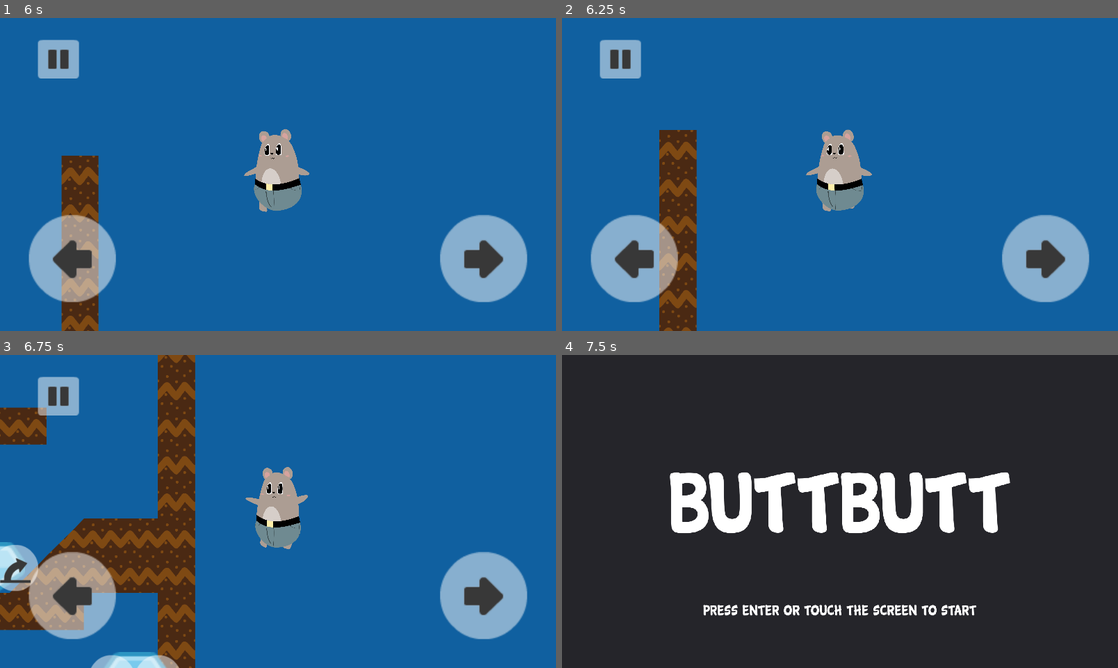
Above: before the commit, frames 1-4 (two rows, left to right).
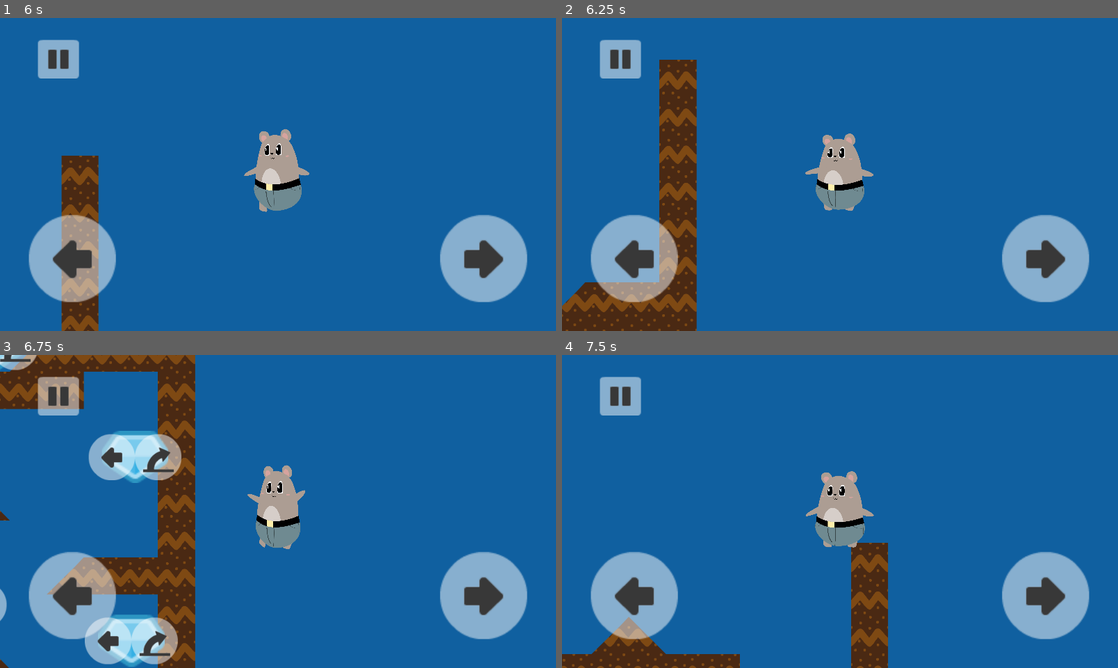
Above: after the commit, the same moments.

Repository: arnaudcoj/buttbutt_adventures
Game: Godot game, scene res://Main/scenes/Main.tscn
The game is run twice, just before and just after one commit, with the same random seed, the same clock (stepped at 60 frames per second) and the same inputs.
Inputs (mouse positions are in pixels of both pictures, inside the frame that each line leads up to):
- Up to frame 1 (6 s): tap Enter (ui_accept) at 0.5, 0.77, 3.02, 4.52, 5.27 s; move the mouse to (400, 158) at 0.52 s; hold Right (right_action) 0.53-1.25 s; click (400, 158) at 0.67 s; click (61, 58) at 1.25 s; click (350, 193) at 2 s; move the mouse to (166, 190) at 2.77 s; hold Right (right_action) 2.78-3.53 s; move the mouse to (333, 105) at 3.52 s; hold Left (left_action) 3.53-4.28 s; move the mouse to (250, 237) at 4.27 s; hold Right (right_action) 4.28-5.78 s; click (250, 237) at 4.42 s; move the mouse to (444, 221) at 5.02 s; move the mouse to (111, 127) at 5.77 s; hold Left (left_action) from 5.78 s (still down)
- Up to frame 2 (6.25 s): keep holding Left (left_action); tap Enter (ui_accept) at 6.02 s
- Up to frame 3 (6.75 s): move the mouse to (305, 511) at 6.52 s; release Left (left_action) at 6.53 s; hold Right (right_action) from 6.53 s (still down); click (305, 511) at 6.67 s
- Up to frame 4 (7.5 s): tap Enter (ui_accept) at 7.25 s; move the mouse to (756, 433) at 7.27 s; release Right (right_action) at 7.28 s; hold Left (left_action) from 7.28 s (still down)

Frame 1 is identical in both runs. In frame 2, 5.6% of the frame differs, in the area x 0-56%, y 13-100%; in frame 3, 15%; in frame 4, 99%, in the area x 0-100%, y 0-100%.
Error in both runs: Trying to assign value of type 'Node' to a variable of type 'buttbutt.gd'. (res://Main/scripts/Splash.gd:4)

Commit message:
Better 'fall on slope' behaviour

Diff:
--- a/sources/entities/buttbutt/buttbutt.gd
+++ b/sources/entities/buttbutt/buttbutt.gd
@@ -73,10 +73,18 @@
 		var result = space_state.intersect_ray(from, to, [self], collision_mask)
 		print(result)
 		if result and (to - result.position).y < step_fix_height:
-			position.y = result.position.y - 1
+			position.y = result.position.y - 2
 			return true
 
 	return false
+
+func is_normal_wall(normal, ground_normal = Vector2.UP):
+	print(abs(ground_normal.angle_to(normal)), " > ", floor_max_angle)
+	return abs(ground_normal.angle_to(normal)) > floor_max_angle
+
+func is_normal_floor(normal, ground_normal = Vector2.UP):
+	print(abs(ground_normal.angle_to(normal)), " < ", floor_max_angle)
+	return abs(ground_normal.angle_to(normal)) < floor_max_angle
 
 func on_pause():
 	controler.reset()
--- a/sources/entities/buttbutt/fsm/Fall.gd
+++ b/sources/entities/buttbutt/fsm/Fall.gd
@@ -24,16 +24,24 @@
 
 	body.velocity.y += body.gravity * delta
 
-#	if body.is_on_wall():
-#		body.velocity = body.move_and_slide(body.velocity, Vector2.UP, true, 4, 0.85)
-#	else:
-#		body.velocity.y = body.move_and_slide(body.velocity, Vector2.UP, true, 1).y
+	var move_and_collide_result := body.move_and_collide(body.velocity * delta)
 
-	var motion := body.move_and_slide(body.velocity, Vector2(0, -1), true, 4, 0.85)
+	var motion := body.velocity
+	if move_and_collide_result:
+		motion = move_and_collide_result.travel
+		if body.is_normal_floor(move_and_collide_result.normal) or body.fix_step_height():
+			body.velocity.y = body.gravity * delta
+			motion.y = 0
+			motion += body.move_and_slide_with_snap(body.velocity - motion, body.snap_vector, Vector2.UP, true, 1 , body.floor_max_angle)
+		else:
+			motion += body.move_and_slide(body.velocity - motion, Vector2.UP, true, 4 , body.floor_max_angle)
 
-	if body.is_on_wall() and body.fix_step_height():
-		motion += body.move_and_slide(body.velocity, Vector2(0, -1), true, 4, 0.85)
 
-	body.velocity = motion
+	if body.is_on_wall():
+		body.velocity = motion
+	elif body.is_on_floor():
+		body.velocity.y = 0
+	else:
+		body.velocity.y = motion.y
 
 	body.skeleton.set_speed(abs(body.velocity.y) / body.gravity)
--- a/sources/entities/buttbutt/fsm/Idle.gd
+++ b/sources/entities/buttbutt/fsm/Idle.gd
@@ -10,13 +10,14 @@
 
 func enter_state():
 	.enter_state()
+	body.velocity.y = 0
 	body.skeleton.play("Idle")
 
 func update_physics(delta):
 	if body.velocity.x != 0:
 		body.velocity.x = sign(body.velocity.x) * max(abs(body.velocity.x) - body.deceleration_factor * delta, 0)
 
-	if body.velocity != Vector2.ZERO:
+	if body.velocity.x != 0:
 		#body.move_and_slide_with_snap(body.velocity, SNAP_LENGTH, Vector2.UP, true, 4, 0.85)
 		var motion = body.move_and_slide_with_snap(body.velocity, body.snap_vector, Vector2.UP, true, 4, body.floor_max_angle)
 
--- a/sources/entities/buttbutt/fsm/Jump.gd
+++ b/sources/entities/buttbutt/fsm/Jump.gd
@@ -32,8 +32,6 @@
 	body.velocity.y += body.gravity * delta
 
 	var motion = body.move_and_slide(body.velocity, Vector2(0, -1), true, 4, 0.85)
-	if body.is_on_wall() and body.fix_step_height():
-		motion += body.move_and_slide(body.velocity, Vector2(0, -1), true, 4, 0.85)
 
 	body.velocity = motion
 
--- a/sources/entities/buttbutt/fsm/Walk.gd
+++ b/sources/entities/buttbutt/fsm/Walk.gd
@@ -6,10 +6,11 @@
 func get_next_state():
 	if Input.is_action_just_pressed("jump"):
 		return $"../Jump"
-	if not Input.is_action_pressed("walk_left") and not Input.is_action_pressed("walk_right"):
-		return $"../Idle"
-	if Input.is_action_pressed("walk_left") and Input.is_action_pressed("walk_right"):
-		return $"../Idle"
+	if Input.is_action_pressed("walk_left") == Input.is_action_pressed("walk_right"):
+		if ghost_jump_started:
+			return $"../Fall"
+		else:
+			return $"../Idle"
 	if not body.is_on_floor():
 		if body.ghost_jump_time <= 0 || ghost_jump_timer > body.ghost_jump_time:
 			return $"../Fall"
@@ -19,13 +20,11 @@
 func enter_state():
 	.enter_state()
 	body.skeleton.play("Walk")
-	body.velocity.y = 0
 	ghost_jump_started = false
 	ghost_jump_timer = .0
 
 func leave_state():
 	.leave_state()
-	body.velocity.y = 0
 
 func update_physics(delta):
 	body.velocity.y += body.gravity * delta
